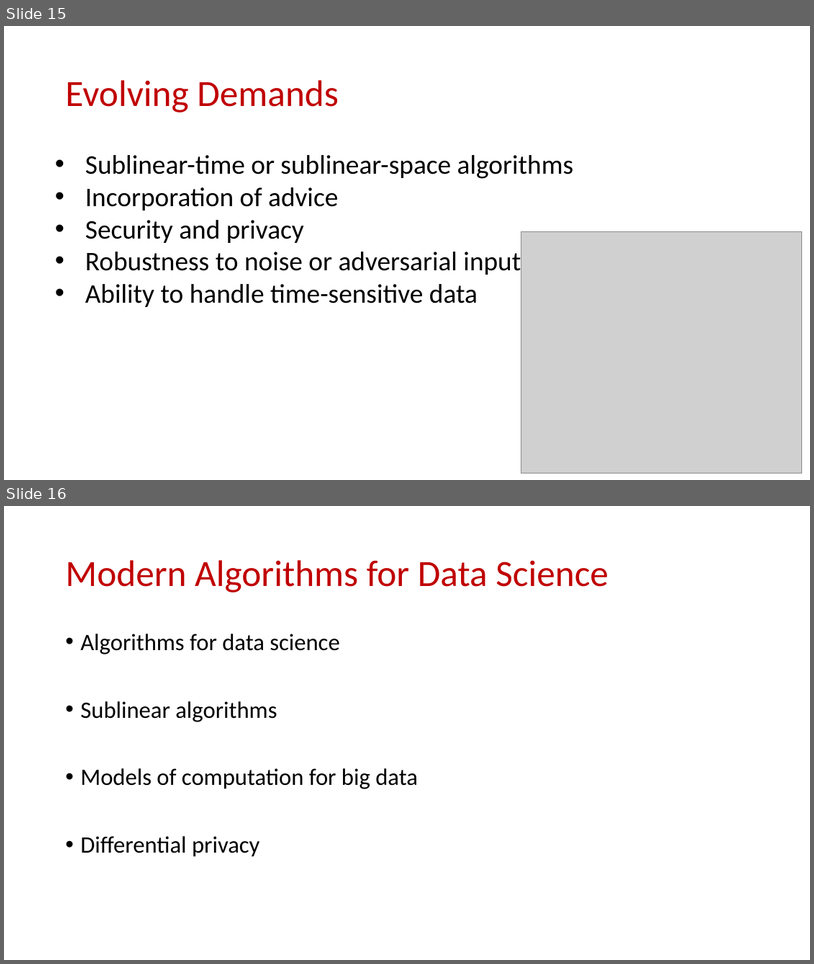
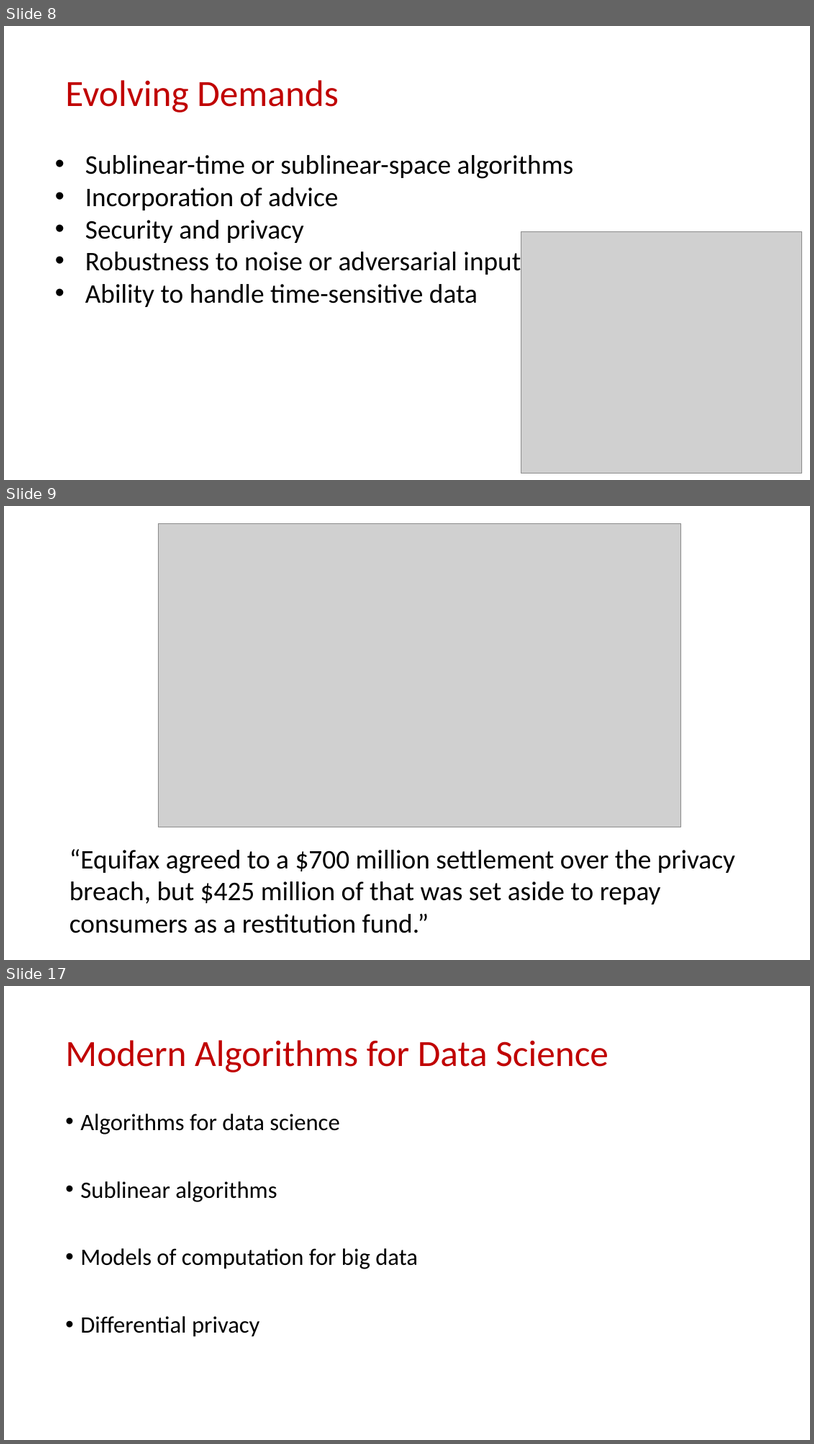
Before and after one commit to samsonzhou/samsonzhou.github.io, a slide deck: CSCE689-23/Week 1.pptx. Shown one above the other, each under a label of ours: slides 15 and 16 before the commit, slides 8, 9 and 17 after it; the slides between them are not shown. The pictures are 814x964 and 814x1444 pixels, drawn with LibreOffice and Linux fonts; fonts in the diff are those of the drawing; grey boxes stand for pictures. Boxes give left, top, right and bottom in pixels: in the first picture for what was removed or moved away, otherwise in the second. Text is boxed around its words. In the diff, an @@ line names an element or a change of style, - is before the commit and + after.

```diff
--- a/CSCE689-23/Week 1.pptx
+++ b/CSCE689-23/Week 1.pptx
@@ slide 9 added at box(4, 506, 810, 960), background #FFFFFF @@
@@ picture added at box(158, 523, 682, 826) @@
@@ text added at box(70, 849, 736, 933), 32 pt, text #000000 @@
+“Equifax agreed to a $700 million settlement over the privacy breach, but $425 million of that was set aside to repay consumers as a restitution fund.”
@@ what was slide 15 is now slide 8 @@
@@ what was slide 16 is now slide 17 @@
```
Also in this commit, not shown: 1 slide changed, 12 other slides added, 8 slides removed, 1 other file.
